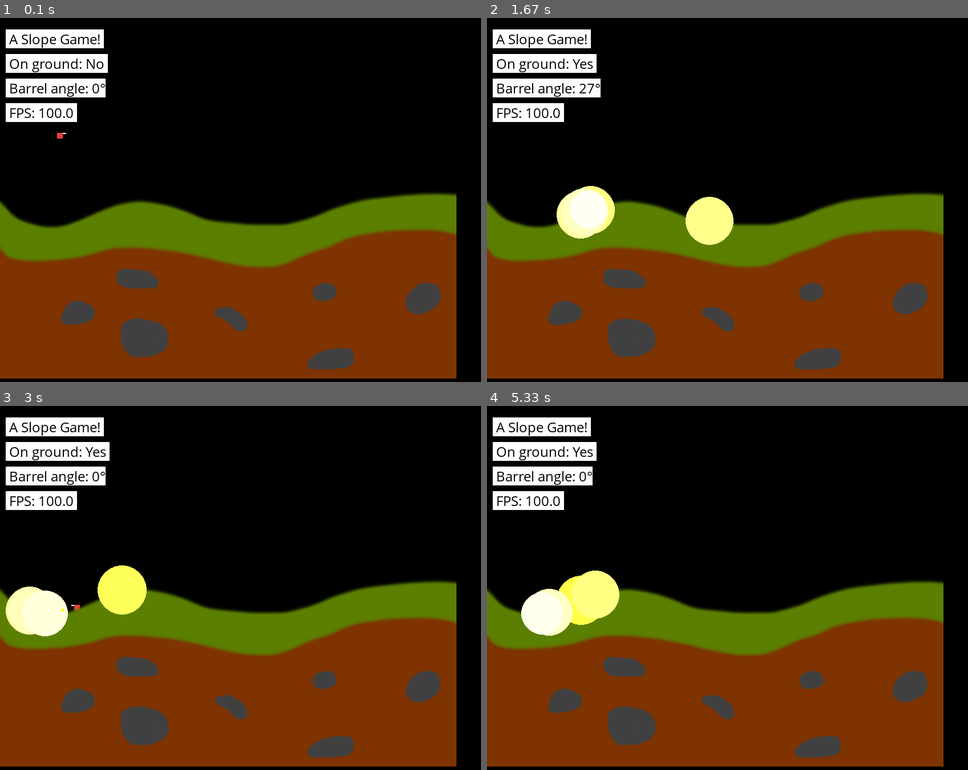
Above: before the commit, frames 1-4 (two rows, left to right).
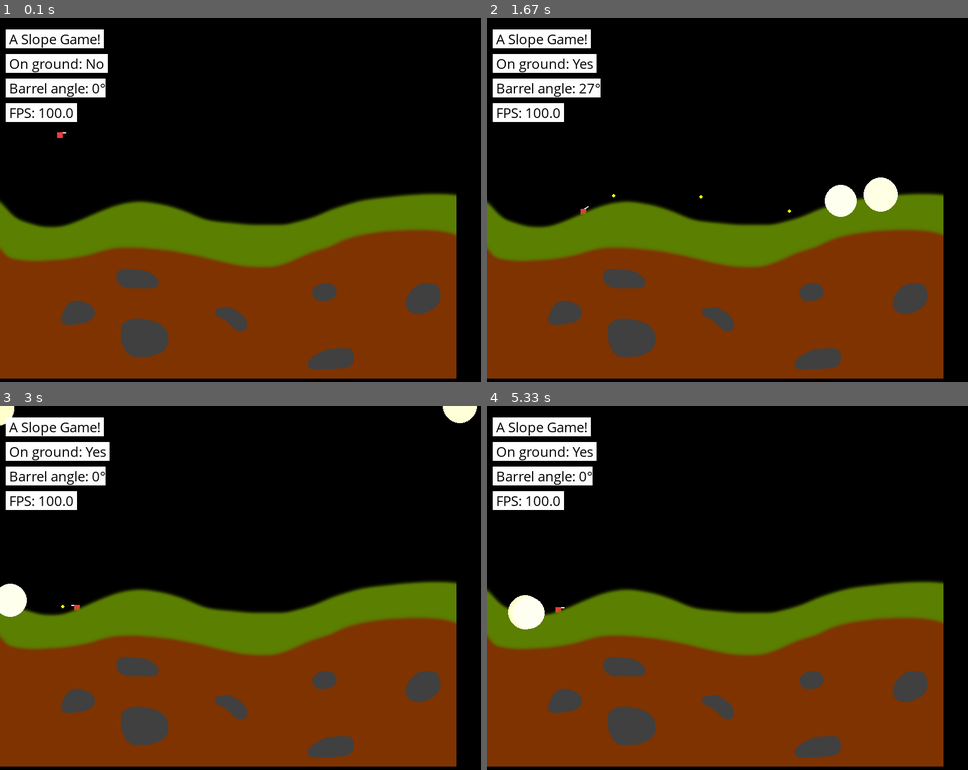
Above: after the commit, the same moments.

Repository: Spacha/Tanks
Game: pygame game, started from tanks.py
Two runs of this game, one before a commit and one after it. Both use one fixed random seed, a clock stepped at 60 frames per second and the inputs below.
Inputs (mouse positions are in pixels of both pictures, inside the frame that each line leads up to):
- Up to frame 1 (0.1 s): no input
- Up to frame 2 (1.67 s): tap X at 0.33, 0.73, 1.03, 1.23, 1.57 s; hold Right 0.67-1.13 s; move the mouse to (910, 221) at 0.7 s; hold Up 1.17-1.47 s; move the mouse to (621, 236) at 1.2 s; hold Right from 1.5 s (still down); move the mouse to (583, 167) at 1.53 s
- Up to frame 3 (3 s): tap X at 1.87, 2.07, 2.37, 2.63, 2.97 s; release Right at 1.97 s; hold Left 2-2.53 s; move the mouse to (331, 471) at 2.03 s; hold Down 2.57-2.87 s; move the mouse to (317, 657) at 2.6 s; hold Left from 2.9 s (still down); move the mouse to (125, 460) at 2.93 s
- Up to frame 4 (5.33 s): tap X at 3.27, 3.4, 3.8, 4.1, 4.47, 4.87, 5.17 s; release Left at 3.3 s; hold Up 3.33-3.7 s; move the mouse to (756, 475) at 3.37 s; hold Right 3.73-4.37 s; move the mouse to (621, 537) at 3.77 s; hold Down 4.4-4.77 s; move the mouse to (722, 729) at 4.43 s; hold Left 4.8-5.27 s; move the mouse to (751, 664) at 4.83 s; hold Right from 5.3 s (still down)

The runs differ from the first frame. In frame 1, less than 0.1% of the frame differs, in the area x 11-14%, y 31-34%; in frame 2, 3.3%, in the area x 14-86%, y 43-63%; in frame 3, 3.0%; in frame 4, 2.3%.

Commit message:
Frame based lifetime for particles

Diff:
--- a/GameEngine/Core.py
+++ b/GameEngine/Core.py
@@ -99,7 +99,7 @@
     def __init__(self, scr_size, fps):
         self.scr_size = scr_size
         self.fps = fps
-        self.gravity = 4.0
+        self.gravity = 1.0
 
         # Init pygame
         pg.init()
--- a/tanks.py
+++ b/tanks.py
@@ -175,12 +175,19 @@
 class Particle(GameObject):
     def __init__(self):
         super().__init__(self)
-        self.lifetime = 1.0 # in seconds
+        self.lifetime = 0 # in seconds
         self.creation_time = game.get_ticks()
+        self.frame = 0
+        self.max_frames = 0
+    def update(self, delta):
+        self.frame += 1
     def draw(self, scr):
         pass
+    def start_life(self):
+        # lifetime in frames
+        self.max_frames = self.lifetime * game.fps
     def has_life_ended(self):
-        return (game.get_ticks() - self.creation_time) >= self.lifetime
+        return self.frame >= self.max_frames
 
 class ExplosionParticle(Particle):
     def __init__(self, x, y):
@@ -190,15 +197,15 @@
         self.lifetime = 1.25
 
         # initial parameters
-        self.frame = 0
         self.color = (255,255,255)
         self.radius = 0.0
-        # lifetime in frames
-        self.max_frames = self.lifetime * game.fps
-
-    def update(self, delta):
+
+        self.start_life()
+
+    def update(self, delta):
+        super().update(delta)
         # self.radius += 60 * delta   # make the radius grow
-        self.radius += 8/(0.1*self.frame**2 + 1)
+        self.radius += 8/(0.1*(4-self.frame)**2 + 1)
         r,g,b = self.color
         b -= 150 * delta            # make the color go from white to yellow
         if b < 0: b = 0
